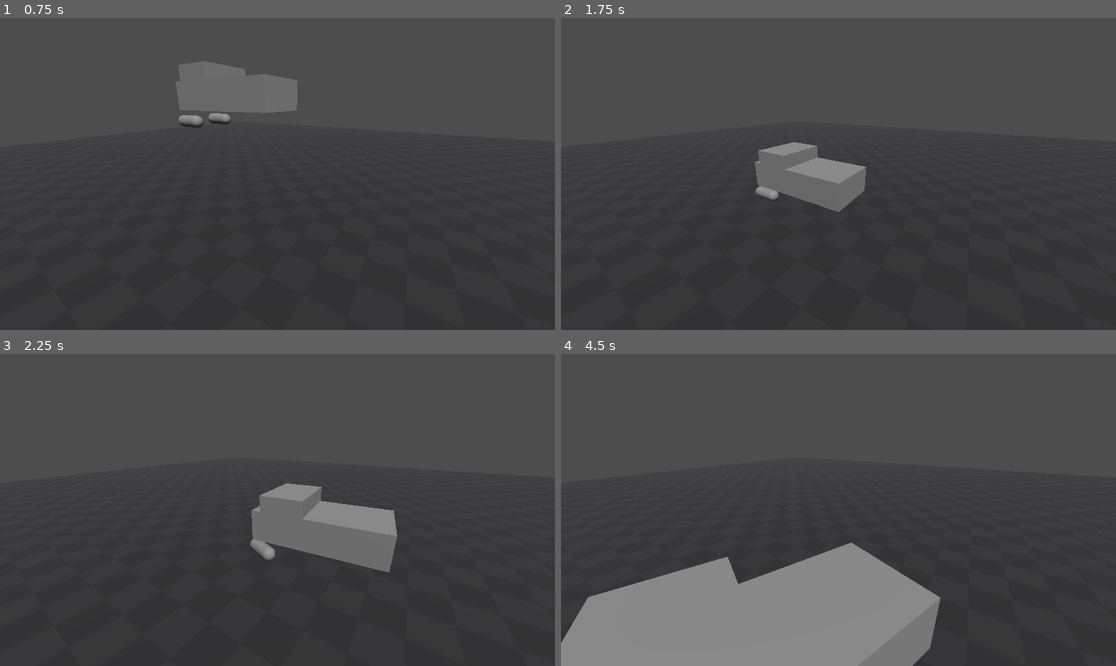
Above: before the commit, frames 1-4 (two rows, left to right).
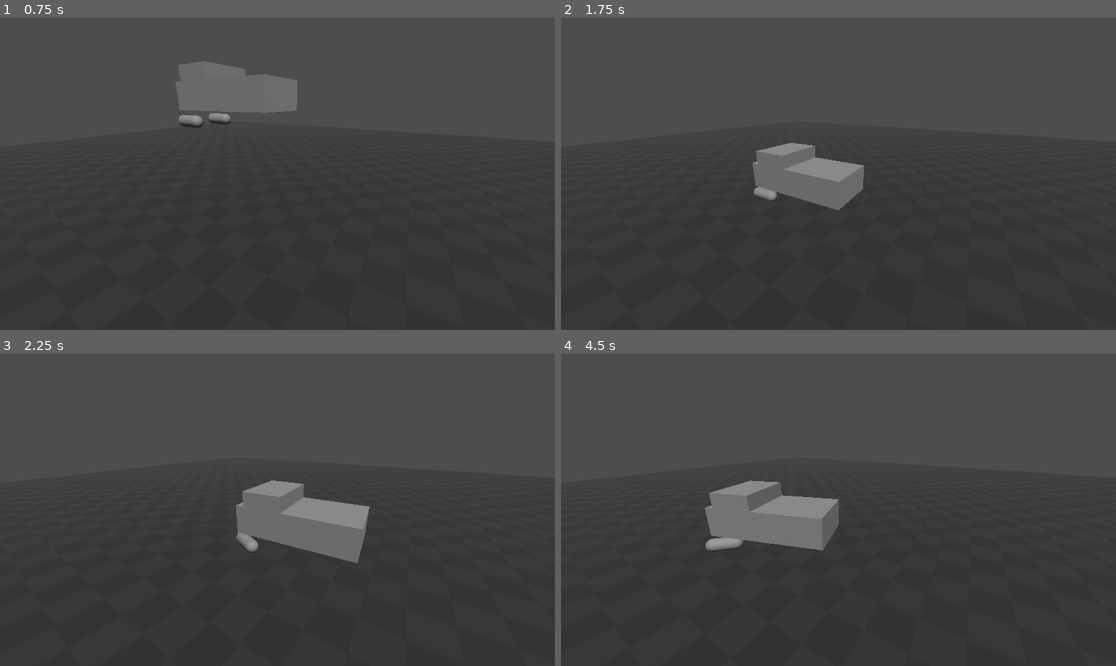
Above: after the commit, the same moments.

Repository: snkot/raycast_car
Game: Godot game, scene res://scenes/world.tscn
Same seed, same stepped clock (60 frames per second), same inputs: the game is played once before the commit and once after it.
Inputs:
- Up to frame 1 (0.75 s): hold D (turn_right) from 0.53 s (still down)
- Up to frame 2 (1.75 s): release D (turn_right) at 1.28 s; hold S (reverse) from 1.28 s (still down)
- Up to frame 3 (2.25 s): release S (reverse) at 2.03 s; hold D (turn_right) from 2.03 s (still down)
- Up to frame 4 (4.5 s): release D (turn_right) at 2.78 s; hold W (accelerate) 2.78-3.53 s; hold A (turn_left) from 3.53 s (still down)

Frame 1 is identical in both runs. In frame 2, 0.3% of the frame differs, in the area x 34-55%, y 39-63%; in frame 3, 2.6%; in frame 4, 24%, in the area x 0-69%, y 40-100%.

Commit message:
upd stats

Diff:
--- a/scenes/car.tscn
+++ b/scenes/car.tscn
@@ -19,9 +19,9 @@
 [node name="Car" type="RigidBody3D"]
 mass = 15.0
 center_of_mass_mode = 1
-center_of_mass = Vector3(0, -0.7, 0)
+center_of_mass = Vector3(0, -0.5, 0)
 script = ExtResource("1_rwv0a")
-engine_power = 30.0
+engine_power = 50.0
 
 [node name="CollisionShape3D" type="CollisionShape3D" parent="."]
 shape = SubResource("BoxShape3D_bjnv2")
@@ -40,7 +40,7 @@
 script = ExtResource("1_8molv")
 spring_strength = 500.0
 spring_damper = 30.0
-wheel_grip = 0.85
+wheel_grip = 0.1
 is_steerable = true
 
 [node name="MeshInstance3D" type="MeshInstance3D" parent="Wheels/Wheel_FL"]
@@ -52,7 +52,7 @@
 script = ExtResource("1_8molv")
 spring_strength = 500.0
 spring_damper = 30.0
-wheel_grip = 0.85
+wheel_grip = 0.1
 is_steerable = true
 
 [node name="MeshInstance3D2" type="MeshInstance3D" parent="Wheels/Wheel_FR"]
@@ -65,11 +65,13 @@
 script = ExtResource("1_8molv")
 spring_strength = 500.0
 spring_damper = 30.0
-wheel_grip = 0.85
+is_motorized = false
+wheel_grip = 0.1
 
 [node name="Wheel_Rr" type="RayCast3D" parent="Wheels"]
 transform = Transform3D(1, 0, 0, 0, 1, 0, 0, 0, 1, -0.374011, 0, -0.884963)
 script = ExtResource("1_8molv")
 spring_strength = 500.0
 spring_damper = 30.0
-wheel_grip = 0.85
+is_motorized = false
+wheel_grip = 0.1
--- a/scripts/wheel.gd
+++ b/scripts/wheel.gd
@@ -86,7 +86,7 @@
 func _drag_force(contact_point: Vector3) -> void:
 	var direction: Vector3 = global_basis.z
 	var wheel_velocity: Vector3 = _get_wheel_velocity(global_position)
-	var drag_velocity = direction.dot(wheel_velocity) * CAR.mass / 10
+	var drag_velocity = direction.dot(wheel_velocity) * CAR.mass / 5
 
 	CAR.apply_force(-direction * drag_velocity, contact_point - CAR.global_position)
 
